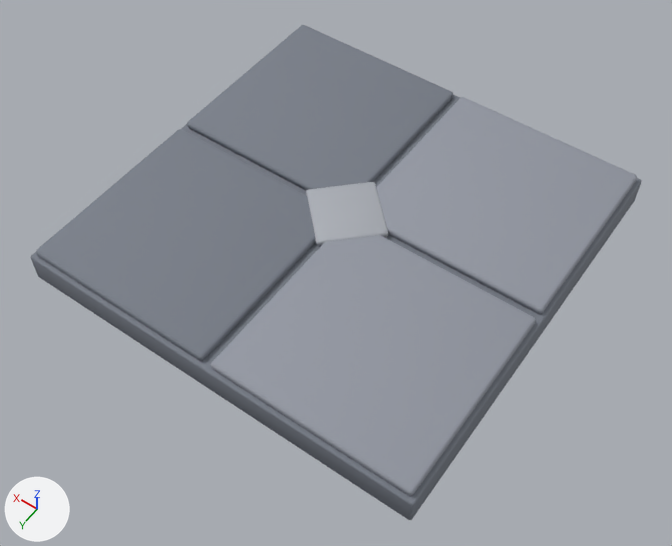
One commit to the glTF model game/assets/models/batch1/floor_tile.glb: the scene before it, then after it.
Before and after are seen from a 50 mm camera at (-3.2, 4.63, 6.37) aimed at (-0.12, 0.34, -0.39). Lighting does not change. The marker at lower left points along +X, +Y and +Z. The picture after the commit comes second. Where no turn or scale is listed for an object, it has been applied to the vertices. Vertices at exactly the same position are counted once.

Before the edit, the objects in view are built like this:
```python
ob_baseslab = bpy.data.objects.new('BaseSlab', me_cube)
ob_baseslab.location = (0.0, 0.0, -0.15)
ob_centerruneinset = bpy.data.objects.new('CenterRuneInset', me_cube_005)
ob_centerruneinset.location = (0.0, 0.0, 0.05)
ob_flagstone_0 = bpy.data.objects.new('Flagstone_0', me_cube_001)
ob_flagstone_0.location = (-1.0, -1.0, 0.03)
ob_flagstone_1 = bpy.data.objects.new('Flagstone_1', me_cube_002)
ob_flagstone_1.location = (1.0, -1.0, 0.03)
ob_flagstone_2 = bpy.data.objects.new('Flagstone_2', me_cube_003)
ob_flagstone_2.location = (-1.0, 1.0, 0.03)
ob_flagstone_3 = bpy.data.objects.new('Flagstone_3', me_cube_004)
ob_flagstone_3.location = (1.0, 1.0, 0.03)
```
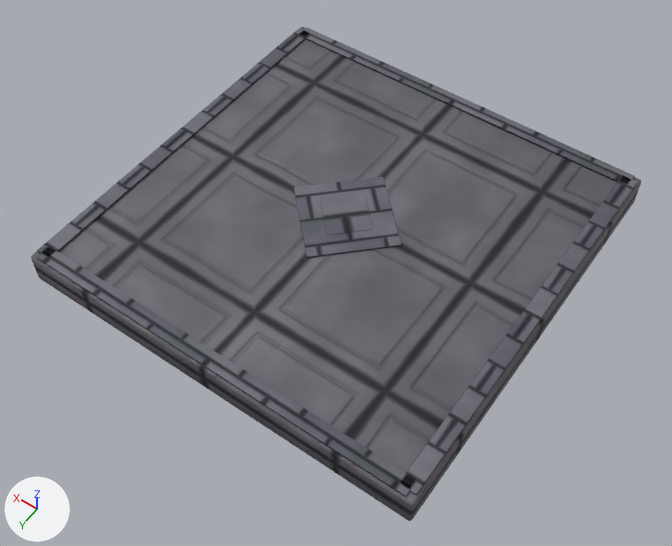
Pixel boxes (x1, y1, x2, y2) of what changed, in the pictures (672 x 546 px):
'BaseSlab', surface changed, recoloured, moved
    before: (30, 95, 642, 520)
    after: (31, 27, 641, 521)
'Flagstone_2', deleted
    before: (211, 235, 536, 496)
'Flagstone_3', deleted
    before: (36, 129, 316, 361)
'Flagstone_0', deleted
    before: (376, 97, 637, 314)
'Flagstone_1', deleted
    before: (187, 25, 453, 190)
'FloorBorder', added
    after: (37, 247, 416, 497)
'FloorBorder.003', added
    after: (403, 177, 638, 495)
'MedallionOuter', added
    after: (294, 177, 402, 258)
'FloorBorder.002', added
    after: (37, 28, 309, 256)
'FloorBorder.001', added
    after: (300, 27, 635, 185)
'CenterRuneInset', deleted
    before: (306, 182, 388, 246)
'MedallionInner', added
    after: (320, 196, 373, 235)

The change, as a diff of the scene's bpy script:
```diff
--- a/game/assets/models/batch1/floor_tile.glb.py
+++ b/game/assets/models/batch1/floor_tile.glb.py
@@ mat_stonedark @@
 mat_stonedark = bpy.data.materials.new('StoneDark')
-# nodes: BsdfPrincipled, OutputMaterial
-# colours: grey #797e89
+# nodes: BsdfPrincipled, Mapping x3, Math, NormalMap, OutputMaterial, SeparateColor, TexImage x3, UVMap x3
+# uses the picture img_nordic_stone_albedo
+# uses the picture img_nordic_stone_normal
+# uses the picture img_nordic_stone_rough
@@ mat_stonemid @@
 mat_stonemid = bpy.data.materials.new('StoneMid')
-# nodes: BsdfPrincipled, OutputMaterial
-# colours: grey #9397a2
+# nodes: BsdfPrincipled, Mapping x3, Math, NormalMap, OutputMaterial, SeparateColor, TexImage x3, UVMap x3
+# uses the picture img_flagstone_floor_albedo
+# uses the picture img_flagstone_floor_normal
+# uses the picture img_flagstone_floor_rough
@@ mat_stonetrim @@
 mat_stonetrim = bpy.data.materials.new('StoneTrim')
-# nodes: BsdfPrincipled, OutputMaterial
-# colours: grey #aaadb5
+# nodes: BsdfPrincipled, Mapping x3, Math, NormalMap, OutputMaterial, SeparateColor, TexImage x3, UVMap x3
+# uses the picture img_nordic_stone_albedo
+# uses the picture img_nordic_stone_normal
+# uses the picture img_nordic_stone_rough
@@ me_cube @@
-me_cube.from_pydata(...)  # 56 vertices, 108 faces; spans x -2.0..2.0, y -2.0..2.0, z -0.15..0.15
-me_cube.materials.append(mat_stonedark)  # grey #797e89
+me_cube.from_pydata(...)  # 56 vertices, 108 faces; spans x -2.0..2.0, y -2.0..2.0, z -0.16..0.16
+# me_cube part 1: texture (UV) coordinates of 108 of 108 faces, centred in x -2.0..2.0, y -2.0..2.0, z -0.15..0.15, changed; they spanned u 0.12..0.88, v 0.0..1.0 and now span u -1.99..1.99, v -1.99..1.99
+# edits to the shape of me_cube do not show in these pictures
+me_cube.materials.append(mat_stonemid)
@@ ob_baseslab @@
 ob_baseslab = bpy.data.objects.new('BaseSlab', me_cube)
-ob_baseslab.location = (0.0, 0.0, -0.15)
+ob_baseslab.location = (0.0, 0.0, -0.16)
@@ ob_flagstone_0 @@
-ob_flagstone_0 = bpy.data.objects.new('Flagstone_0', me_cube_001)
@@ ob_flagstone_1 @@
-ob_flagstone_1 = bpy.data.objects.new('Flagstone_1', me_cube_002)
@@ ob_flagstone_2 @@
-ob_flagstone_2 = bpy.data.objects.new('Flagstone_2', me_cube_003)
@@ ob_flagstone_3 @@
-ob_flagstone_3 = bpy.data.objects.new('Flagstone_3', me_cube_004)
@@ ob_centerruneinset @@
-ob_centerruneinset = bpy.data.objects.new('CenterRuneInset', me_cube_005)
@@ ob_medallioninner @@
+ob_medallioninner = bpy.data.objects.new('MedallionInner', me_cube_006)  # 56 vertices, 108 faces; spans x -0.294..0.294, y -0.294..0.294, z -0.008..0.008
+ob_medallioninner.location = (0.0, 0.0, 0.018)
@@ ob_medallionouter @@
+ob_medallionouter = bpy.data.objects.new('MedallionOuter', me_cube_005_1)  # 56 vertices, 108 faces; spans x -0.597..0.597, y -0.597..0.597, z -0.01..0.01
+ob_medallionouter.location = (0.0, 0.0, 0.01)
@@ ob_floorborder_003 @@
+ob_floorborder_003 = bpy.data.objects.new('FloorBorder.003', me_cube_004_1)  # 56 vertices, 108 faces; spans x -0.08..0.08, y -1.92..1.92, z -0.01..0.01
+ob_floorborder_003.location = (-1.9, 0.0, 0.012)
@@ ob_floorborder_002 @@
+ob_floorborder_002 = bpy.data.objects.new('FloorBorder.002', me_cube_004_1.copy())
+ob_floorborder_002.location = (1.9, 0.0, 0.012)
@@ ob_floorborder_001 @@
+ob_floorborder_001 = bpy.data.objects.new('FloorBorder.001', me_cube_002_1)  # 56 vertices, 108 faces; spans x -1.92..1.92, y -0.08..0.08, z -0.01..0.01
+ob_floorborder_001.location = (0.0, -1.9, 0.012)
@@ ob_floorborder @@
+ob_floorborder = bpy.data.objects.new('FloorBorder', me_cube_002_1.copy())
+ob_floorborder.location = (0.0, 1.9, 0.012)
```
